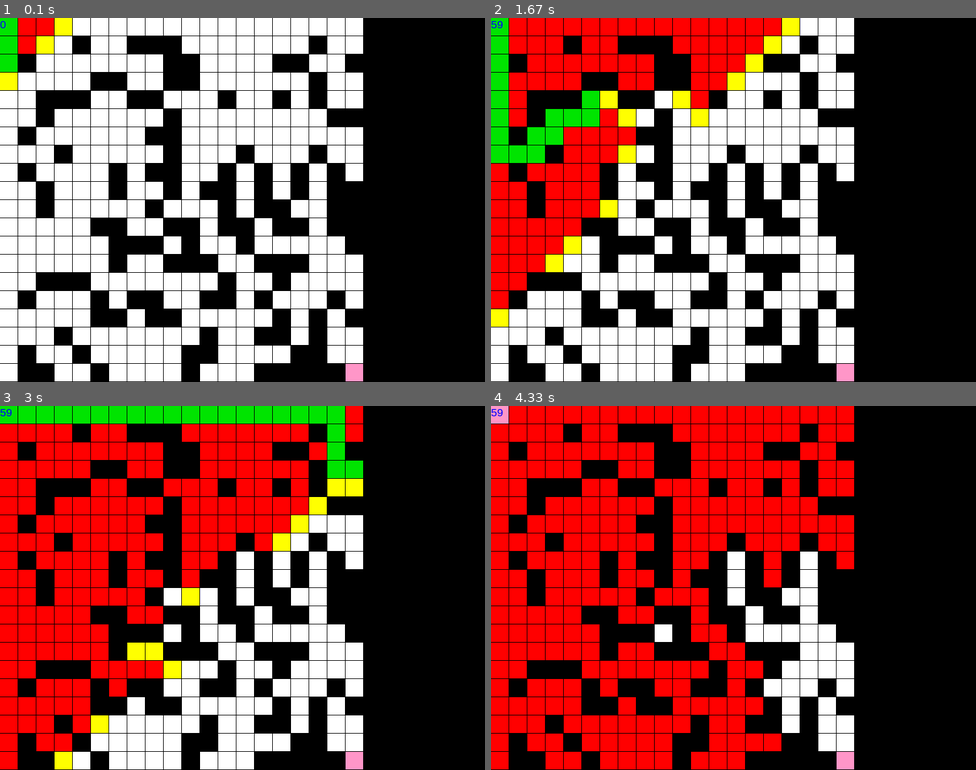
Above: before the commit, frames 1-4 (two rows, left to right).
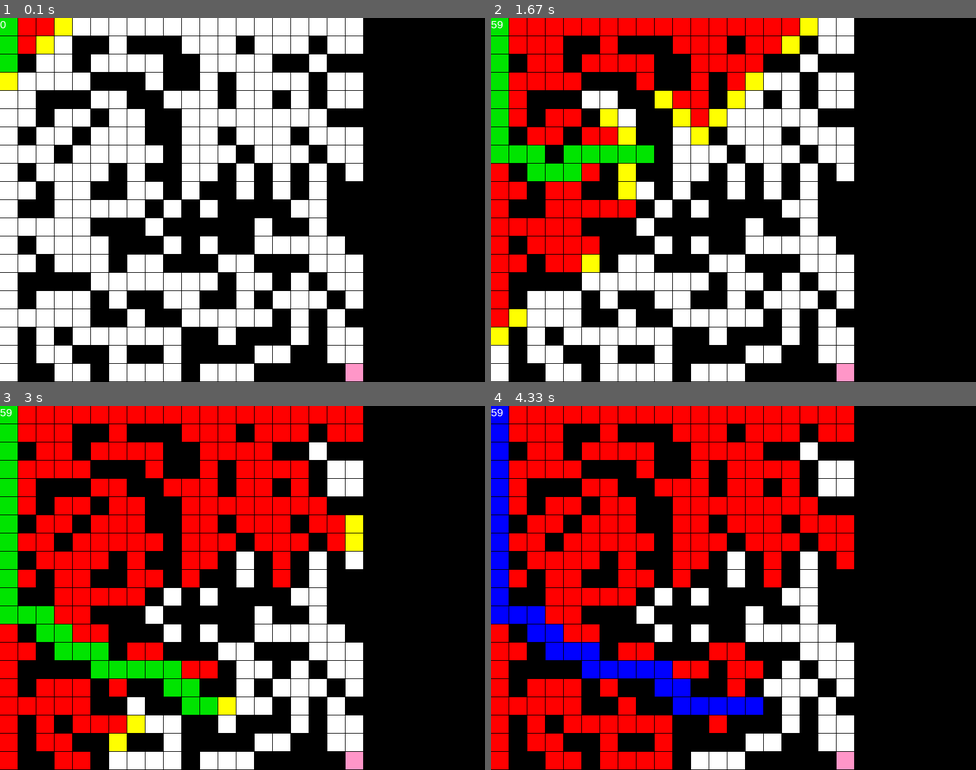
Above: after the commit, the same moments.

Repository: screamodgaf/A-star_Pathfinding-Pygame
Game: pygame game, started from main.py
Two runs of this game, one before a commit and one after it. Both use one fixed random seed, a clock stepped at 60 frames per second and the inputs below.
Inputs:
- Up to frame 1 (0.1 s): no input
- Up to frame 2 (1.67 s): hold Right 0.33-0.8 s; hold Up 0.83-1.13 s; hold Right 1.17-1.63 s
- Up to frame 3 (3 s): hold Left 2.57-2.97 s
- Up to frame 4 (4.33 s): hold Up 3-3.37 s; hold Right 3.4-4.03 s

The runs differ from the first frame. In frame 1, 5.3% of the frame differs, in the area x 0-72%, y 0-95%; in frame 2, 13%; in frame 3, 18%, in the area x 0-75%, y 0-100%; in frame 4, 13%.

Commit message:
4. Finds the best path (closest to the goal) even when the goal cannot be reached

Diff:
--- a/main.py
+++ b/main.py
@@ -2,6 +2,7 @@
 import pygame
 import sys
 import random
+import math
 from node import Node
 def createControlableObject():
     # Create a rectangle object
@@ -30,7 +31,7 @@
 
 def fps_counter(screen, system_font):
     fps = str(int(clock.get_fps()))
-    fps_text = system_font.render(fps, 1, pygame.Color("BLUE"))
+    fps_text = system_font.render(fps, 1, pygame.Color("WHITE"))
     screen.blit(fps_text, (0, 0))  # Adjust the position as needed
 
 def getSystemFont():
@@ -63,21 +64,24 @@
                 node.setAsObstackle()
             worldRectsList.append(node)
 
-    print("number of elements in worldRectsList: ", len(worldRectsList))
     return worldRectsList
 
 def determineNeighboursOfAllNodes(worldRectsList, MATRIX_HEIGHT, MATRIX_WIDTH):
     for i in range(len(worldRectsList)):
         worldRectsList[i].determineNeighboursOfNode(worldRectsList, MATRIX_HEIGHT, MATRIX_WIDTH)
 
-def calculateHeuristics(p1, p2):
+def calculateHeuristics(p1, p2, FIELD_SIZE):
     #euclidean distance - distance between current node and the end:
-    #dist = math.sqrt(  math.pow((p2.x/100 - p1.x/100), 2)
-                     #+ math.pow((p2.y/100 - p1.y/100), 2)  )
-
+    dist = math.sqrt(  math.pow((p2.x/FIELD_SIZE - p1.x/FIELD_SIZE), 2)
+                     + math.pow((p2.y/FIELD_SIZE - p1.y/FIELD_SIZE), 2)  )
+    print("heuristics: ", dist)
+    p1.setDist(dist)
+    '''
     #Manhatan distance: the distance between two points measured along axes at right angles. In a plane with p1 at (x1, y1) and p2 at (x2, y2), it is |x1 - x2| + |y1 - y2|. Lm distance:
     dist = abs(p1.x/100 - p2.x/100) + abs(p1.y/100 - p2.y/100)
-    print(dist)
+    p1.setDist(dist)
+    print("Manhatan: ", dist)
+    '''
     return dist
 
 def drawMatrix(screen, matrix, MATRIX_HEIGHT, MATRIX_WIDTH, FIELD_SIZE, worldRectsList):
@@ -110,45 +114,69 @@
         nodesEvaluated[i].draw(screen, FIELD_SIZE, RED)
 
 
-def drawPath(screen,  FIELD_SIZE, pathList):
-    #print("path length: ", len(pathList))
+def drawPath(screen,  FIELD_SIZE, pathList, searchFinished, goalReached):
     #draw the nodes from nodesEvaluated list:
     GREEN = (0, 228, 0)
+    BLUE = (0,0,255)
+    color = GREEN
+    if searchFinished[0] == True and goalReached[0] == False:
+        color = BLUE
+    if searchFinished[0] == True and goalReached[0] == True:
+        color = GREEN
+
     for i in range(len(pathList)):
-        pathList[i].draw(screen, FIELD_SIZE, GREEN)
-
-def estimateActualPath(currentNode):
+        pathList[i].draw(screen, FIELD_SIZE, color)
+
+def estimateActualPath(currentNode, pathList):
     if currentNode == 0:
-        print("currentNode ==0!")
         return
     tempNode = currentNode
     pathList.append(tempNode)
     # this while loop condition goes all the way back to the startNode:
     while tempNode.getPrevious() != None:
-        pathList.append(tempNode.getPrevious())
+        pathList.append(tempNode.getPrevious()) #adds backwards
         # if previous mode was found, check now its own previous node by setting it do "tempNode" which existence is the while loop condition:
         tempNode = tempNode.getPrevious()
-
-def pathFinding(nodesToBeEvaluated, nodesEvaluated, goalNode, MATRIX_HEIGHT, MATRIX_WIDTH, pathList):
-    #print("id1 is: ", id(endNode))
+    return pathList
+
+def findBestUnreachable(screen,  FIELD_SIZE, pathList, searchFinished, goalReached, allPaths, goalNode):
+    lowestDist = 999
+    bestIndex = 0
+
+    for index, path in enumerate(allPaths):
+        temp = path[0].getDist()
+        #print("dist: ", temp)
+        if temp < lowestDist:
+            lowestDist = temp
+            bestIndex = index
+    print("lowest distance: ", lowestDist , " bestIndex: " ,bestIndex, " predicteddist: ", allPaths[bestIndex][0].getDist())
+
+    #drawPath(screen, FIELD_SIZE, allPaths[bestIndex], searchFinished, goalReached)
+    return allPaths[bestIndex]
+def pathFinding(nodesToBeEvaluated, nodesEvaluated, goalNode, MATRIX_HEIGHT, MATRIX_WIDTH,
+                previousNode, searchFinished, goalReached):
     lowestFNodeIndex = 0
-    currentNode = 0
+    currentNode = 0 #this line turns mutable class object Node into int, which is immutable, thus i had to pass it as list[] previousNode
     if len(nodesToBeEvaluated) >0:
         for i in range(len(nodesToBeEvaluated)):
             #if there is a node better suiting the easest path - go there setting it as current:
             if nodesToBeEvaluated[i].getF() < nodesToBeEvaluated[lowestFNodeIndex].getF():
                 lowestFNodeIndex = i
                 currentNode = nodesToBeEvaluated[lowestFNodeIndex]
+                previousNode[0] = currentNode
     else:
         print("Goal unreachable!!!")
-        return currentNode
+        searchFinished[0] = True
+        goalReached[0] = False
+        return previousNode[0]
     # current node is the node in the nodesToBeEvaluated list having the LOWEST fScore:
     currentNode = nodesToBeEvaluated[lowestFNodeIndex]
 
     if currentNode == goalNode:
-        estimateActualPath(currentNode)
         print("We reached the goal!")
-
+        searchFinished[0] = True
+        goalReached[0] = True
+        #drawPath(screen, FIELD_SIZE, pathList, searchFinished, goalReached)
         # we must return currentNode, cause in the main loop there
         return currentNode
 
@@ -158,12 +186,11 @@
     #check every single neighbour of the current node for g value:
     neighboursOfCurrent = currentNode.getNeighbourList()
     for i in range(len(neighboursOfCurrent)):
-        print("nr neighbours: ", len(neighboursOfCurrent))
         neighbour = neighboursOfCurrent[i]
         #check if a neighbour was already evaluated (meaning is present in nodesEvaluated):
-        if (neighbour not in nodesEvaluated) and (neighbour.checkIfObstackle() == False) :
+        if (neighbour not in nodesEvaluated) and (neighbour.checkIfObstackle() == False):
             #and if it was not evaluated, get its g and add 1 to it, as every neighbour of current node will have higher g (current.g + 1):
-            tempG = currentNode.getG() +1 + calculateHeuristics(neighbour, goalNode)
+            tempG = currentNode.getG() +1 + calculateHeuristics(neighbour, goalNode, FIELD_SIZE)
             #check, if the neighbour with a lower tempG was already found in nodesToBeEvaluated (meaning there is a better way to get there):
             if neighbour in nodesToBeEvaluated:
                 #so if the neighbour was already evaluated and its g is smaller than tempG, set its g to tempG:
@@ -174,7 +201,7 @@
                 neighbour.setG(tempG)
                 nodesToBeEvaluated.append(neighbour)
             #setting heuristics (educated guess how long will it take to get to the end) for the neighbour:
-            neighbour.setH(calculateHeuristics(neighbour, goalNode))
+            neighbour.setH(calculateHeuristics(neighbour, goalNode, FIELD_SIZE))
             neighbour.setF( neighbour.getG() + neighbour.getH() )
             #get the previous node (where it came from), for finding the best path:
             #so we seek for the best neighbour, and set current node as the predecesor of the neighbour
@@ -218,7 +245,7 @@
 
 
 #make random obstackles
-for _ in range(150):
+for _ in range(200):
     x = random.randint(1, MATRIX_WIDTH-1)
     y = random.randint(1, MATRIX_HEIGHT-1)
     matrix[x + y * MATRIX_WIDTH] = 1
@@ -230,7 +257,12 @@
 
 nodesToBeEvaluated = [] #open set - when this list gets empty and the goal is not reacher, the search must be stopped | it starts with initial node
 nodesEvaluated = [] #close set is empty at the beginning
-pathList = []
+
+#so to display the final, search that doesnt with reaching the goal:
+searchFinished = [False]
+goalReached = [False]
+
+allPaths = []
 
 startNode = worldRectsList[0 + 0 * MATRIX_WIDTH]
 #goalNode = worldRectsList[7 + 5 * MATRIX_WIDTH]
@@ -241,7 +273,8 @@
 #add starting node to nodesToBeEvaluated:
 nodesToBeEvaluated.append(startNode)
 
-
+#currentNode = 0 inside pathFinding method turns mutable class object previousNode into int, which is immutable, thus i had to pass it as list[] previousNode
+previousNode = [startNode]
 
 system_font = getSystemFont()
 #test
@@ -265,9 +298,11 @@
     # Fill the screen with black
     screen.fill((0, 0, 0))
 
-    currentNode = pathFinding(nodesToBeEvaluated, nodesEvaluated, goalNode, MATRIX_HEIGHT, MATRIX_WIDTH, pathList)
+    pathList = []
+    currentNode = pathFinding(nodesToBeEvaluated, nodesEvaluated, goalNode, MATRIX_HEIGHT,
+                              MATRIX_WIDTH, previousNode, searchFinished, goalReached)
     # draw A* algorithm at work:
-    estimateActualPath(currentNode)
+    pathList = estimateActualPath(currentNode, pathList)
 
     #draw nodes on the screen according to the natrix:
     drawMatrix(screen, matrix, MATRIX_HEIGHT, MATRIX_WIDTH, FIELD_SIZE, worldRectsList)
@@ -280,8 +315,19 @@
 
     drawStartAndGoalNodes(screen, FIELD_SIZE, worldRectsList, startNode, goalNode)
 
-    drawPath(screen, FIELD_SIZE, pathList)
-    pathList.clear()
+    if searchFinished[0] == False:
+        #it draws only when the algorithm is not done. The file path drawing is called in a different line
+        drawPath(screen, FIELD_SIZE, pathList, searchFinished, goalReached)
+        allPaths.append(pathList)
+
+    #when the goal is unreachable, get the path leading to the closest node to the goal:
+    if searchFinished[0] == True and goalReached[0] == False:
+        bestPath = findBestUnreachable(screen,  FIELD_SIZE, pathList, searchFinished, goalReached,
+                            allPaths, goalNode)
+        drawPath(screen, FIELD_SIZE, bestPath, searchFinished, goalReached)
+
+    if searchFinished[0] == True and goalReached[0] == True:
+        drawPath(screen, FIELD_SIZE, pathList, searchFinished, goalReached)
 
     #drawObjects(listOfObjectsToDraw)
     #drawControlableObject(player)
--- a/node.py
+++ b/node.py
@@ -15,7 +15,8 @@
         self.previous = None
         #is the node an unpenetrable obstacle?:
         self.obstacle = False
-
+        # Manhatan distance: the distance between two points measured along axes at right angles. In a plane with p1 at (x1, y1) and p2 at (x2, y2), it is |x1 - x2| + |y1 - y2|. Lm distance:
+        self.dist = 1000
         #calling the parent class constructor (pygame.Rect)
         super().__init__(x, y, width, height)
     def setAsObstackle(self, val = True):
@@ -31,9 +32,13 @@
     def setG(self, val):
         self.g = val
     def getH(self):
-       return self.h
+        return self.h
     def setH(self, val):
         self.h = val
+    def getDist(self):
+        return self.dist
+    def setDist(self, val):
+        self.dist = val
     def getPrevious(self):
         return self.previous
     def setPrevious(self, val):
